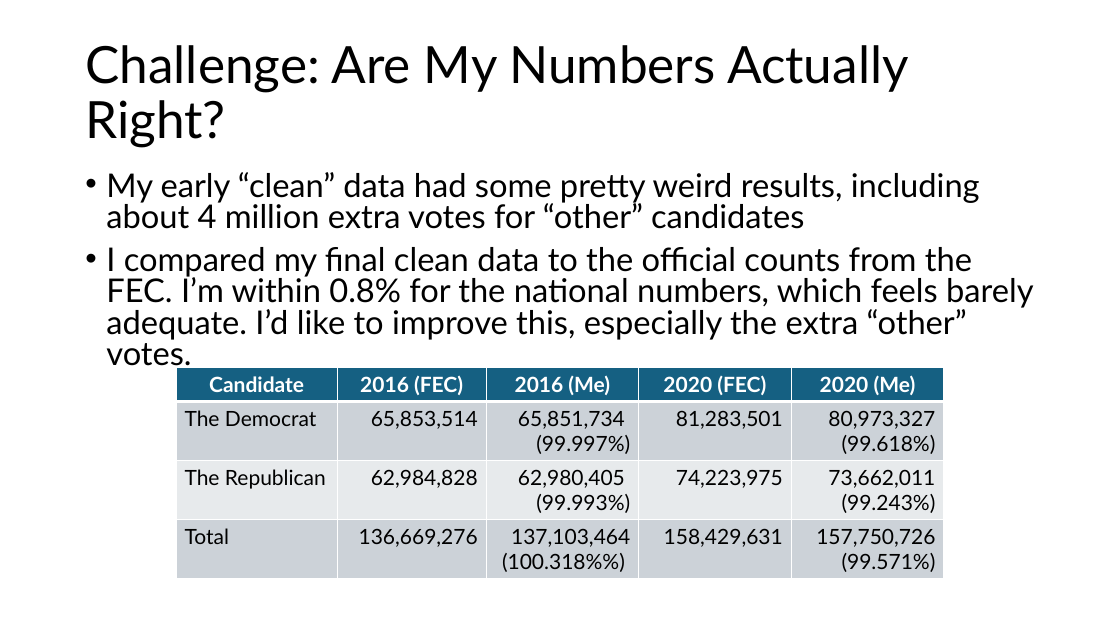
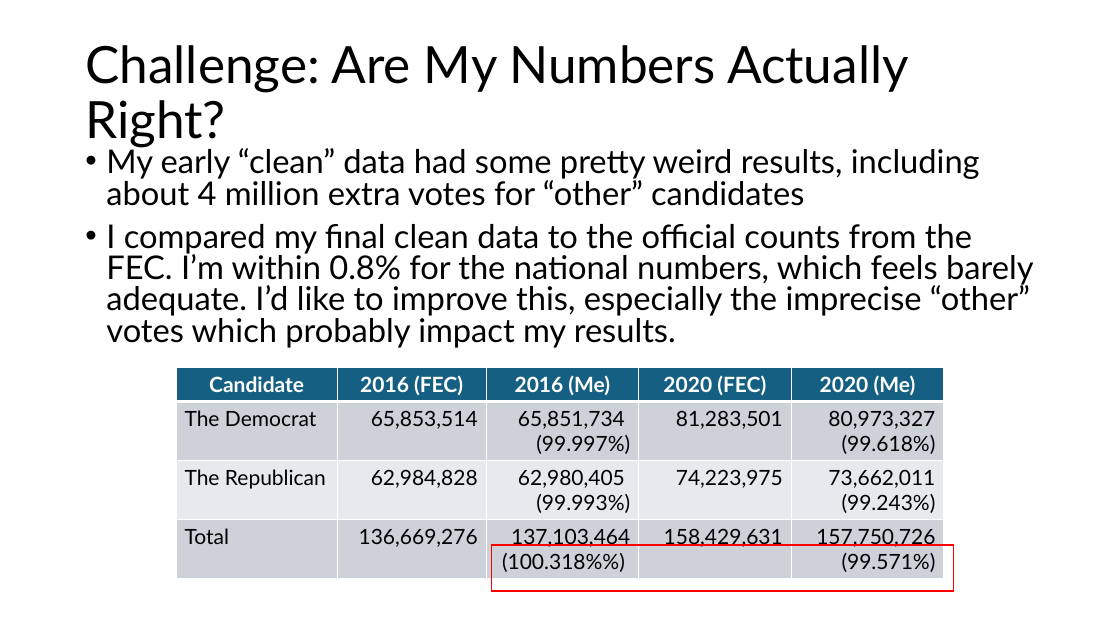
Before and after one commit to rmathena79/democracy, a slide deck: slide 5 of report.pptx. Drawn at 1120x630 pixels with LibreOffice and Linux fonts; fonts in the diff are those of the drawing. Boxes give left, top, right and bottom in pixels: in the first picture for what was removed or moved away, otherwise in the second. Text is boxed around its words. In the diff, an @@ line names an element or a change of style, - is before the commit and + after.

```diff
--- a/report.pptx
+++ b/report.pptx
@@ text "My early “clean” data had ...": place and size @@
-text "My early “clean” data had ..." at bbox=[106, 172, 1033, 371]
+text "My early “clean” data had ..." at bbox=[106, 144, 1033, 348]
@@ text at bbox=[106, 224, 1033, 348]: text changed @@
-• I compared my final clean data to the official counts from the FEC. I’m within 0.8% for the national numbers, which feels barely adequate. I’d like to improve this, especially the extra “other” votes.
+• I compared my final clean data to the official counts from the FEC. I’m within 0.8% for the national numbers, which feels barely adequate. I’d like to improve this, especially the imprecise “other” votes which probably impact my results.
@@ rectangle added at bbox=[492, 545, 954, 591], outline #FF0000 1.5 pt @@
```
Also in this commit, not shown: 5 other slides changed, 1 other file.
